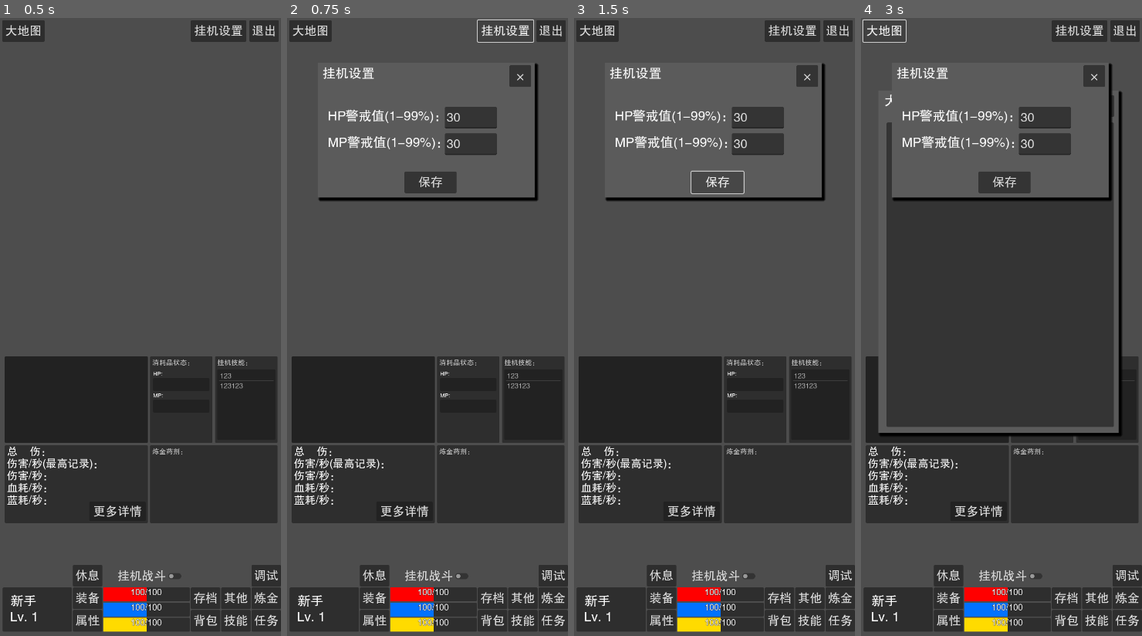
Above: before the commit, frames 1-4 (left to right).
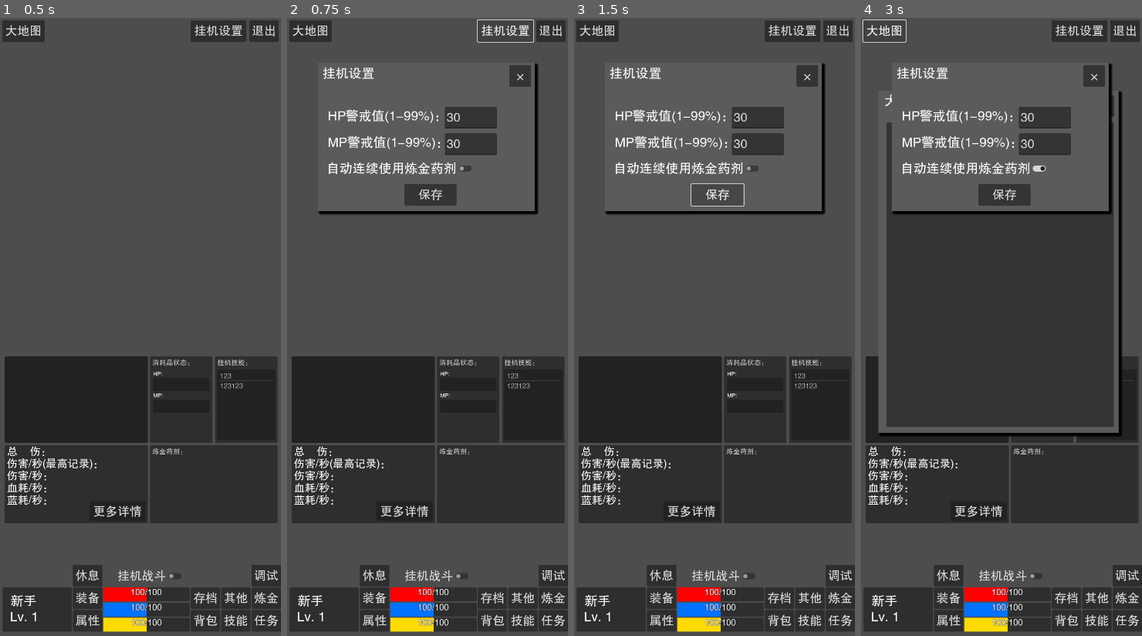
Above: after the commit, the same moments.

Repository: limingboGitHub/TextAdventure
Game: Godot game, scene res://src/scenes/game/world.tscn
The game is run twice, just before and just after one commit, with the same random seed, the same clock (stepped at 60 frames per second) and the same inputs. This scene is started directly instead of the project's main scene.
Inputs (mouse positions are in pixels of both pictures, inside the frame that each line leads up to):
- Up to frame 1 (0.5 s): no input
- Up to frame 2 (0.75 s): click "挂机设置" at 0.5 s
- Up to frame 3 (1.5 s): click "保存" at 1.25 s
- Up to frame 4 (3 s): click (973, 166) at 2 s, where only the run after the commit has a clickable "自动连续使用炼金药剂"; click "大地图" at 2.75 s

Frame 1 is identical in both runs. In frame 2, 2.1% of the frame differs, in the area x 10-90%, y 23-32%; in frame 3, 1.8%; in frame 4, 2.9%.
Error in both runs: Attempt to call function 'get_as_text' in base 'null instance' on a null instance. (res://src/core/res_manager.gd:206)

Commit message:
feat: 新增炼金药剂自动续用功能

Diff:
--- a/src/core/bag/data_bag.gd
+++ b/src/core/bag/data_bag.gd
@@ -243,6 +243,23 @@
 	item_used.emit(item)
 
 
+## 查找指定id物品，并使用
+func find_item_and_use(item_id: String) -> bool:
+	var item = find_item_by_id(item_id)
+	if item != null:
+		use_item(item)
+		return true
+	return false
+
+
+func find_item_by_id(item_id: String) -> DataBagItem:
+	for tab_name in items_dic.keys():
+		for item in items_dic[tab_name]:
+			if item.id == item_id:
+				return item
+	return null
+
+
 ## 查找hp回复值最小的药品，使用
 func find_hp_medicine_and_use() -> bool:
 	var min_hp_item = find_hp_medicine()
--- a/src/core/player_manager.gd
+++ b/src/core/player_manager.gd
@@ -152,7 +152,11 @@
 
 		if item.data_buff != null:
 			# 这里的buff类需要copy一个新实例，否则重复使用时会有问题
-			data_player.add_buff(item.data_buff.copy())
+			var buff_copy = item.data_buff.copy()
+			data_player.add_buff(buff_copy)
+			# 如果自动连续使用炼金药剂，则监听buff的移除
+			if SingletonGame.auto_use_alchemy:
+				buff_copy.buff_removed.connect(_on_buff_removed)
 
 		if item.scroll != null:
 			# 使用卷轴
@@ -178,6 +182,13 @@
 		return
 	else:
 		print('未知物品类型')
+
+
+func _on_buff_removed(buff: DataBuff):
+	# 如果自动连续使用炼金药剂，则监听buff的移除
+	if SingletonGame.auto_use_alchemy:
+		buff.buff_removed.disconnect(_on_buff_removed)
+		data_bag.find_item_and_use(buff.id)
 
 
 # 判断玩家属性是否满足装备要求
--- a/src/scenes/dialog/auto_setting_dialog.gd
+++ b/src/scenes/dialog/auto_setting_dialog.gd
@@ -6,12 +6,15 @@
 var hp_warning_line: int
 # MP警戒线
 var mp_warning_line: int
+# 自动连续使用炼金药剂
+var auto_use_alchemy: bool
 # 技能列表
 var data_skill_bag: DataSkillBag
 
 signal setting_saved(
 	hp_warning_line: int,
-	mp_warning_line: int
+	mp_warning_line: int,
+	auto_use_alchemy: bool
 )
 
 # Called when the node enters the scene tree for the first time.
@@ -27,12 +30,15 @@
 func set_data(
 	hp_warning_line: int,
 	mp_warning_line: int,
+	auto_use_alchemy: bool
 ) -> void:
 	self.hp_warning_line = hp_warning_line
 	self.mp_warning_line = mp_warning_line
+	self.auto_use_alchemy = auto_use_alchemy
 
 	$HpWarningLine/LineEdit.text = str(hp_warning_line)
 	$MpWarningLine/LineEdit.text = str(mp_warning_line)
+	$CheckButton.button_pressed = auto_use_alchemy
 
 
 func _on_close_button_pressed() -> void:
@@ -71,4 +77,8 @@
 	hp_warning_line = hp_value
 	mp_warning_line = mp_value
 	print('挂机设置保存:', hp_warning_line, mp_warning_line)
-	setting_saved.emit(hp_warning_line, mp_warning_line)
+	setting_saved.emit(hp_warning_line, mp_warning_line, auto_use_alchemy)
+
+
+func _on_check_button_toggled(toggled_on: bool) -> void:
+	auto_use_alchemy = toggled_on
--- a/src/scenes/dialog/auto_setting_dialog.tscn
+++ b/src/scenes/dialog/auto_setting_dialog.tscn
@@ -18,7 +18,7 @@
 [node name="Back" type="Panel" parent="."]
 layout_mode = 0
 offset_right = 500.0
-offset_bottom = 311.0
+offset_bottom = 342.0
 theme_override_styles/panel = ExtResource("1_8npu4")
 
 [node name="Label" type="Label" parent="."]
@@ -105,41 +105,15 @@
 max_length = 5
 virtual_keyboard_type = 2
 
-[node name="AttackSkill" type="Control" parent="."]
-visible = false
-anchors_preset = 0
-offset_left = 23.0
-offset_top = 246.0
-offset_right = 23.0
-offset_bottom = 246.0
-
-[node name="Label" type="Label" parent="AttackSkill"]
+[node name="CheckButton" type="CheckButton" parent="."]
 layout_mode = 1
-anchors_preset = 4
-anchor_top = 0.5
-anchor_bottom = 0.5
-offset_top = -21.0
-offset_right = 161.0
-offset_bottom = 21.0
-grow_vertical = 2
-theme = ExtResource("2_em0jk")
-text = "挂机技能："
-
-[node name="OptionButton" type="OptionButton" parent="AttackSkill"]
-layout_mode = 1
-anchors_preset = 4
-anchor_top = 0.5
-anchor_bottom = 0.5
-offset_left = 165.0
-offset_top = -25.0
-offset_right = 300.0
-offset_bottom = 25.0
-grow_vertical = 2
-theme = ExtResource("2_em0jk")
+offset_left = 14.0
+offset_top = 223.0
+offset_right = 362.0
+offset_bottom = 265.0
+theme_override_colors/font_color = Color(1, 1, 1, 1)
 theme_override_font_sizes/font_size = 30
-item_count = 1
-popup/item_0/text = "123123"
-popup/item_0/id = 0
+text = "自动连续使用炼金药剂"
 
 [node name="OKButton" type="Button" parent="."]
 layout_mode = 1
@@ -147,9 +121,9 @@
 anchor_left = 0.5
 anchor_right = 0.5
 offset_left = 200.0
-offset_top = 251.0
+offset_top = 280.0
 offset_right = 320.0
-offset_bottom = 301.0
+offset_bottom = 330.0
 grow_horizontal = 2
 theme = ExtResource("2_em0jk")
 text = "保存"
@@ -161,5 +135,6 @@
 offset_right = 492.0
 offset_bottom = 56.0
 
+[connection signal="toggled" from="CheckButton" to="." method="_on_check_button_toggled"]
 [connection signal="pressed" from="OKButton" to="." method="_on_ok_button_pressed"]
 [connection signal="pressed" from="CloseButton" to="." method="_on_close_button_pressed"]
--- a/src/scenes/dialog/item_info_dialog.gd
+++ b/src/scenes/dialog/item_info_dialog.gd
@@ -241,7 +241,7 @@
 		# TODO 属性展示
 		# 持续时间
 		if item.data_buff.duration > 0:
-			attribute_text += "持续时间：" + str(item.data_buff.duration) + "\n"
+			attribute_text += "持续时间：" + str(int(item.data_buff.duration)) + "秒\n"
 
 	$Back/HBoxContainer/InfoContainer/AttributeLabel.text = attribute_text
 
--- a/src/scenes/game/buff_item.gd
+++ b/src/scenes/game/buff_item.gd
@@ -48,7 +48,7 @@
 	# 使用ColorRect组件的高度来表示buff的剩余时间
 	#print("buff.last_update_time: ", buff.last_update_time)
 	$Progress.size.y = progress_max_height * (1 - buff.last_update_time / buff.duration)
-	$TimeLabel.text = str(int(_buff.remaining_time))
+	$TimeLabel.text = str(int(round(_buff.remaining_time)))
 
 
 func _on_buff_removed(_buff: DataBuff):
--- a/src/scenes/game/world.gd
+++ b/src/scenes/game/world.gd
@@ -429,16 +429,22 @@
 	if $CanvasLayer/UI/Dialog/AutoSettingDialog.visible:
 		$CanvasLayer/UI/Dialog/AutoSettingDialog.set_data(
 			SingletonGame.hp_warning_line,
-			SingletonGame.mp_warning_line
+			SingletonGame.mp_warning_line,
+			SingletonGame.auto_use_alchemy
 		)
 
 
 func _on_setting_saved(
 	hp_warning_line: int,
-	mp_warning_line: int
+	mp_warning_line: int,
+	auto_use_alchemy: bool
 ):
 	SingletonGame.hp_warning_line = hp_warning_line
 	SingletonGame.mp_warning_line = mp_warning_line
+	SingletonGame.auto_use_alchemy = auto_use_alchemy
+	if save_tool is FileCacheTool:
+		save_tool.save_singleton_game(data_world.get_player().player_id)
+
 
 
 func _on_skill_fast_key_selected(skill: DataBaseSkill):
--- a/src/scenes/singleton_game.gd
+++ b/src/scenes/singleton_game.gd
@@ -21,6 +21,8 @@
 var mp_warning_line = 30
 # 挂机技能(默认普攻)
 var auto_skill_id: String = "skill_000000"
+# 自动连续使用炼金药剂
+var auto_use_alchemy = false
 #endregion
 
 #region 通用配置
@@ -39,7 +41,8 @@
 		"auto_skill_id": auto_skill_id,
 		"all_damage": all_damage,
 		"dps_max_record": dps_max_record,
-		"boss_kill_time": boss_kill_time
+		"boss_kill_time": boss_kill_time,
+		"auto_use_alchemy": auto_use_alchemy
 	}
 	return dic
 
@@ -54,3 +57,5 @@
 		dps_max_record = dic["dps_max_record"]
 	if dic.has("boss_kill_time"):
 		boss_kill_time = dic["boss_kill_time"]
+	if dic.has("auto_use_alchemy"):
+		auto_use_alchemy = dic["auto_use_alchemy"]
